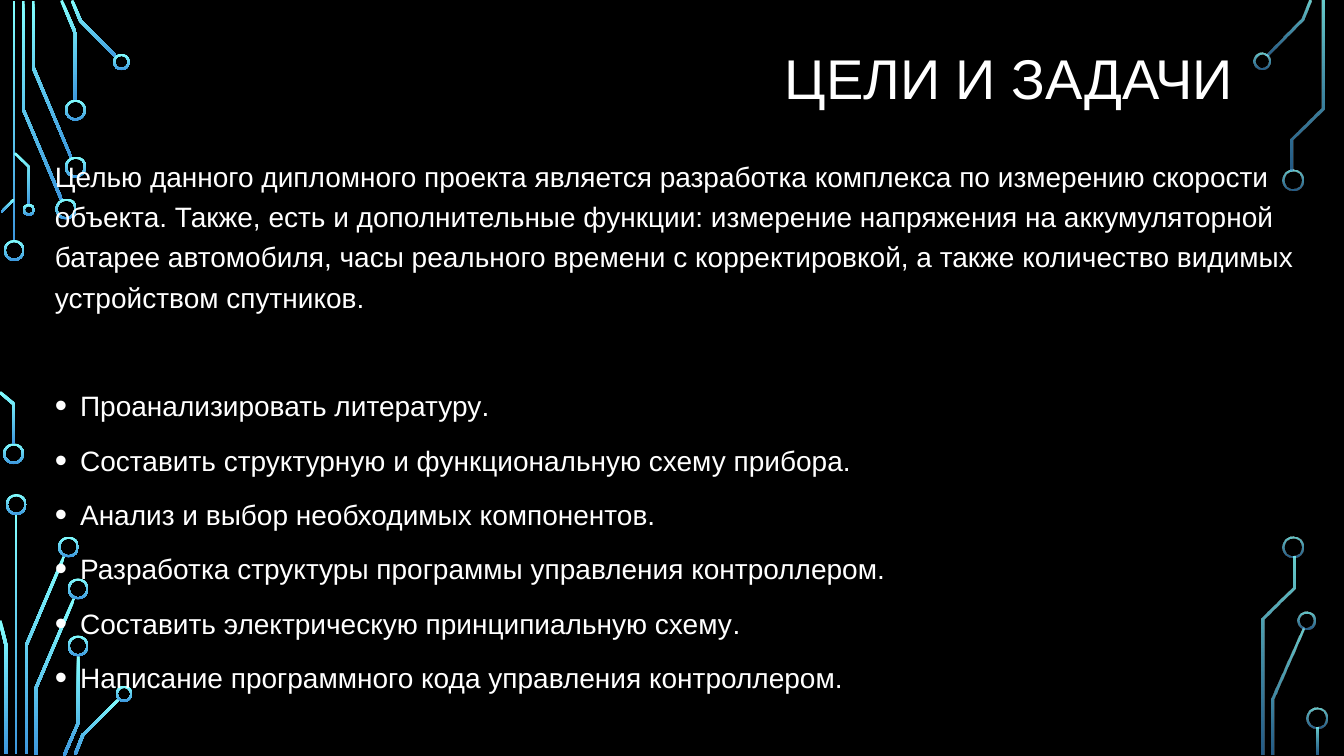
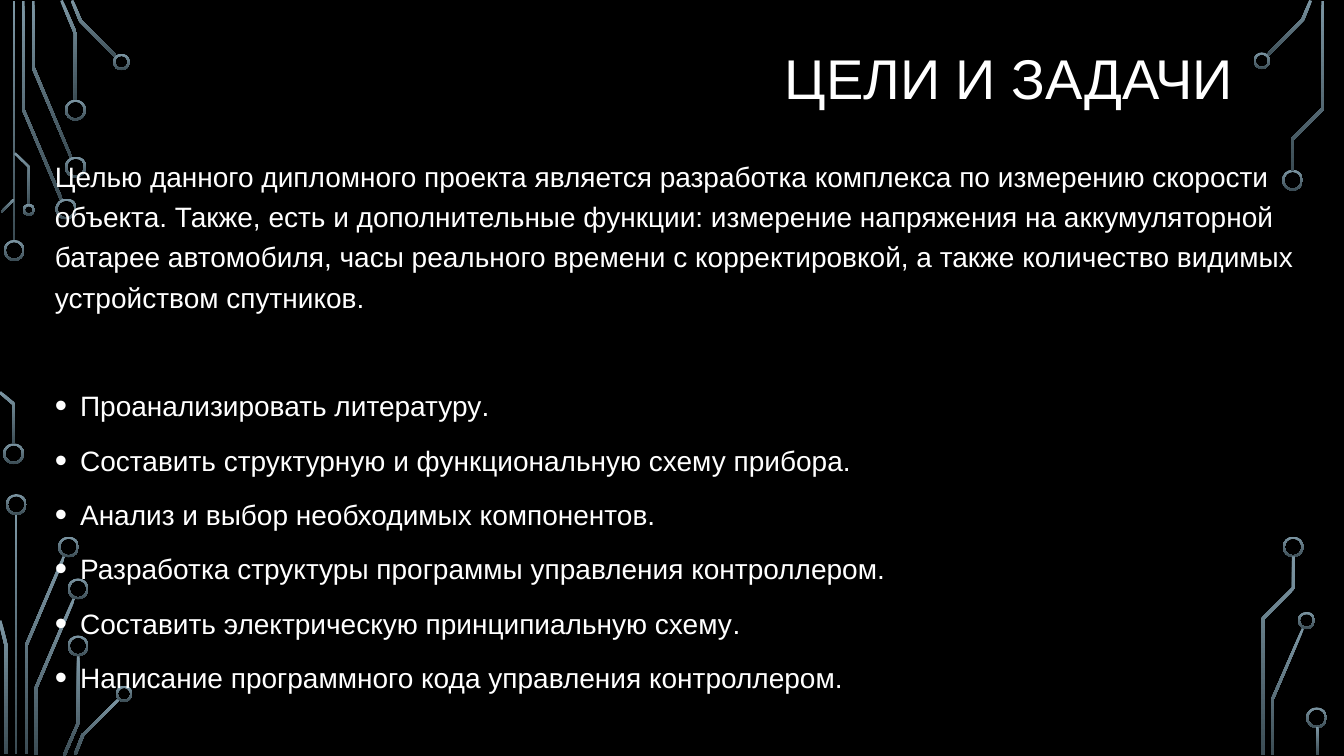
Before and after one commit to ALPause23/Diplom, a slide deck: slide 2 of Презентация.pptx. Drawn at 1344x756 pixels with LibreOffice and Linux fonts; fonts in the diff are those of the drawing; background and template pictures are left out. Boxes give left, top, right and bottom in pixels: in the first picture for what was removed or moved away, otherwise in the second. Text is boxed around its words. In the diff, an @@ line names an element or a change of style, - is before the commit and + after.

```diff
--- a/Презентация.pptx
+++ b/Презентация.pptx
@@ fill gradient #82FFFF to #3D97DE to gradient #7C96A3 to #3B4C54 in 36 elements at box(4, 240, 25, 261), box(3, 444, 24, 465), box(22, 1, 63, 201), box(55, 199, 77, 220), box(31, 1, 72, 158), box(60, 0, 78, 101), box(65, 156, 86, 177), box(65, 100, 86, 121), box(71, 0, 117, 58), box(113, 53, 131, 70), box(1, 199, 15, 213), box(0, 391, 15, 445), box(14, 152, 30, 205), box(22, 204, 34, 216), box(15, 514, 18, 755), box(24, 556, 65, 754), box(6, 494, 27, 515), box(0, 620, 7, 754), box(58, 536, 80, 558), box(34, 598, 76, 755), box(63, 655, 80, 756), box(68, 579, 89, 600), box(68, 635, 89, 656), box(74, 698, 120, 755), box(116, 686, 133, 702), box(1266, 0, 1313, 56), box(1253, 52, 1270, 70), box(1282, 169, 1304, 191), box(1271, 628, 1305, 755), box(1299, 612, 1316, 629), box(1292, 1, 1325, 171), box(1284, 536, 1305, 558), box(1261, 557, 1296, 755), box(1307, 708, 1328, 729), box(1317, 727, 1320, 755), box(12, 1, 15, 242) @@
```
Also in this commit, not shown: 10 other slides changed, 2 other files.
